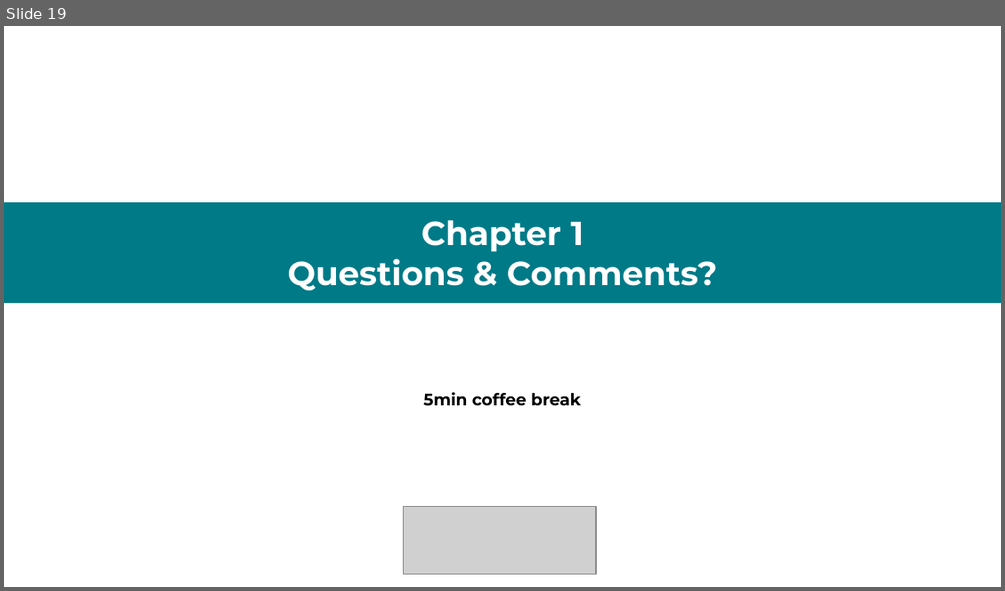
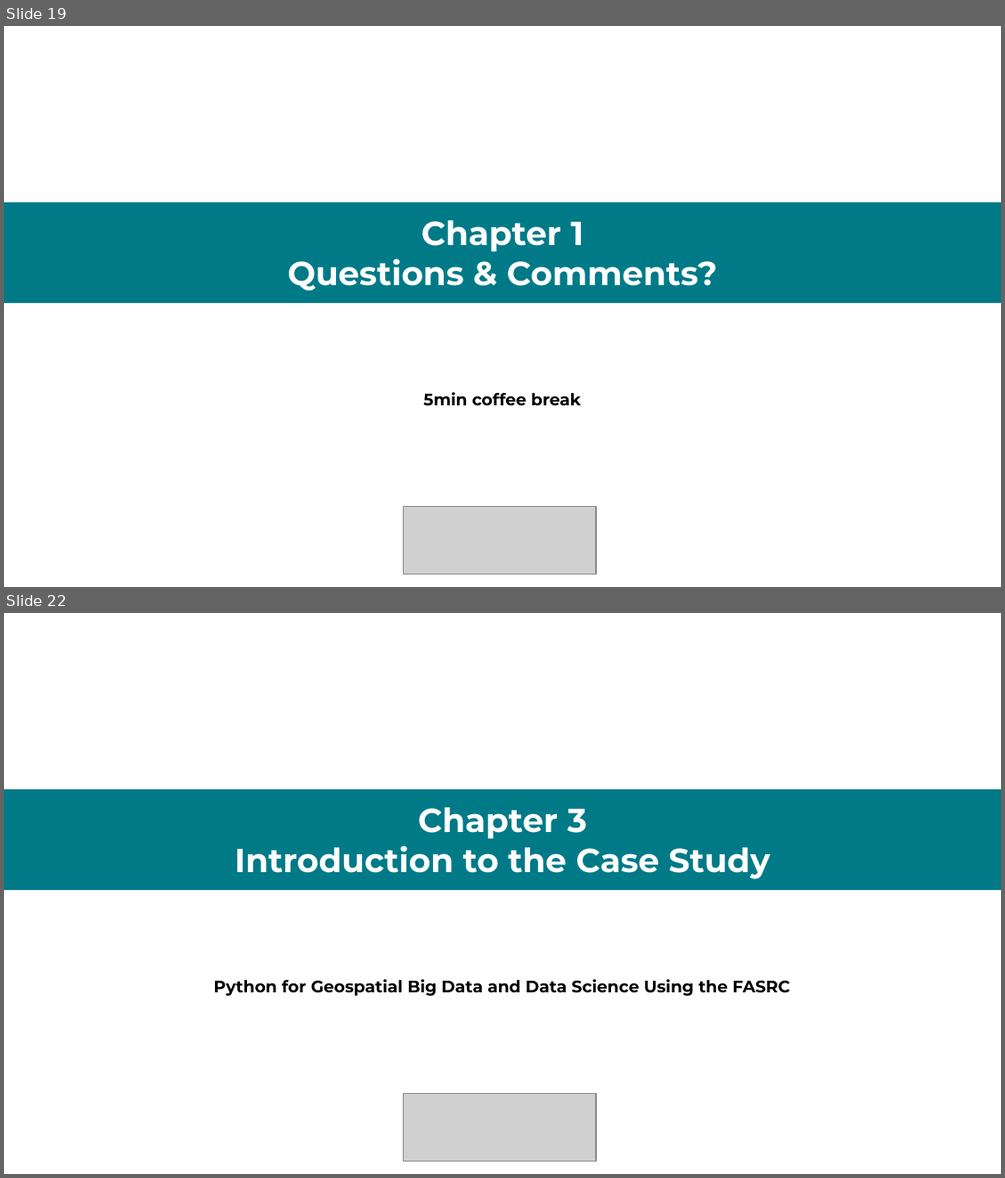
Before and after one commit to RGreinacher/python-workshop-gis-big-data, a slide deck: Slides.pptx. Shown one above the other, each under a label of ours: slide 19 before the commit, slides 19 and 22 after it; the slides between them are not shown. The pictures are 1005x591 and 1005x1178 pixels, drawn with LibreOffice and Linux fonts; fonts in the diff are those of the drawing; grey boxes stand for pictures. Boxes give left, top, right and bottom in pixels: in the first picture for what was removed or moved away, otherwise in the second. Text is boxed around its words. In the diff, an @@ line names an element or a change of style, - is before the commit and + after.

Commit message:
added remaining chapters to slides

```diff
--- a/Slides.pptx
+++ b/Slides.pptx
@@ slide 22 added at box(4, 613, 1001, 1174), background #FFFFFF @@
@@ rectangle added at box(4, 789, 1001, 890), fill #007A87, 24 pt, text #FFFFFF, bold @@
+Chapter 3
+Introduction to the Case Study
@@ text added at box(214, 979, 790, 996), 12 pt, text #000000, bold @@
+Python for Geospatial Big Data and Data Science Using the FASRC
@@ picture added at box(404, 1094, 596, 1161) @@
```
Also in this commit, not shown: 9 other slides added, 2 other files.
